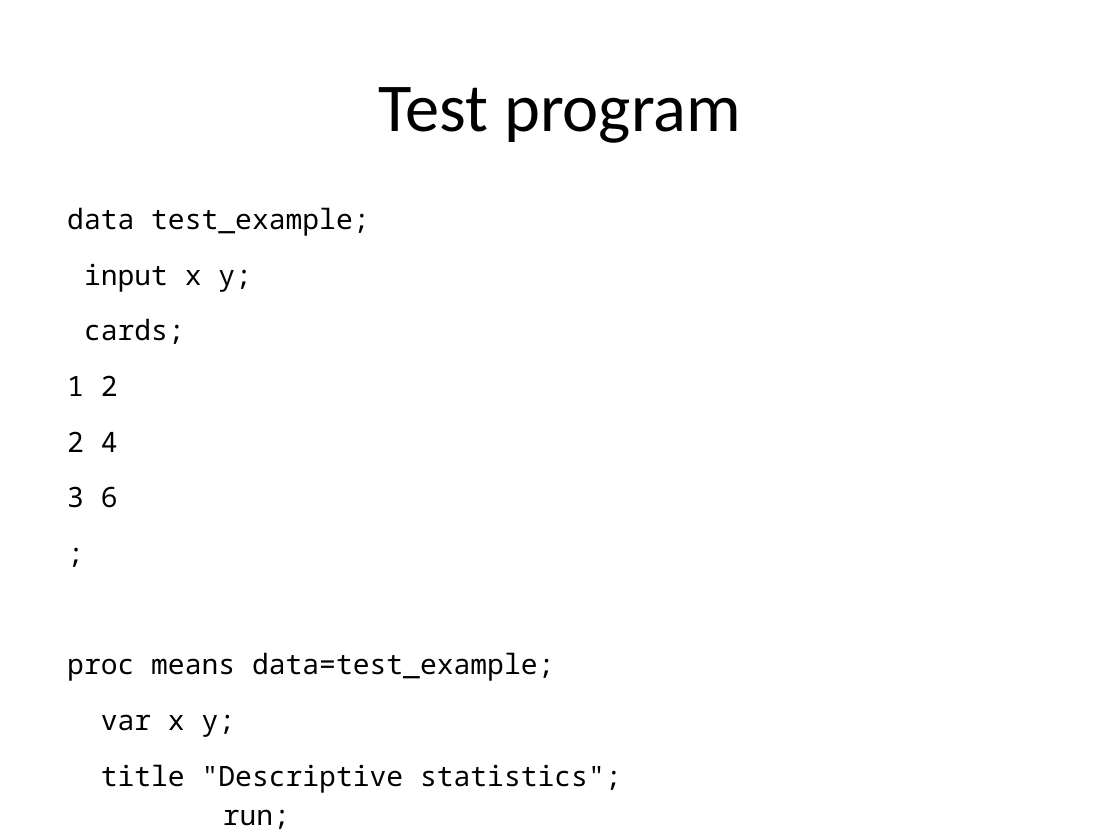
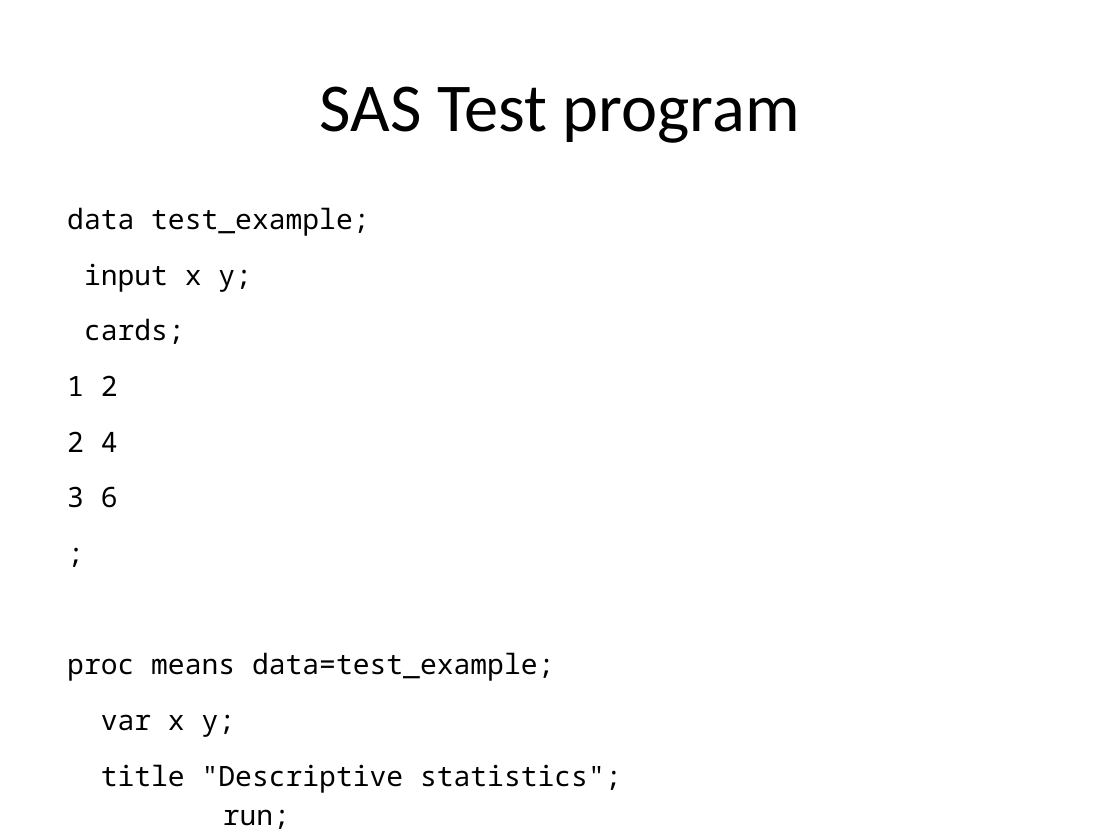
Before and after one commit to pmean/introduction-to-SAS, a slide deck: slide 13 of part0/src/getting-started.pptx (slide 11 before the commit). Drawn at 1120x840 pixels with LibreOffice and Linux fonts; fonts in the diff are those of the drawing. Boxes give left, top, right and bottom in pixels: in the first picture for what was removed or moved away, otherwise in the second. Text is boxed around its words. In the diff, an @@ line names an element or a change of style, - is before the commit and + after.

```diff
--- a/part0/src/getting-started.pptx
+++ b/part0/src/getting-started.pptx
@@ title at (x1=320, y1=86, x2=800, y2=143): text changed @@
-Test program
+SAS Test program
```
Also in this commit, not shown: 2 other slides changed, 23 slides added, 16 slides removed, 3 other files.
